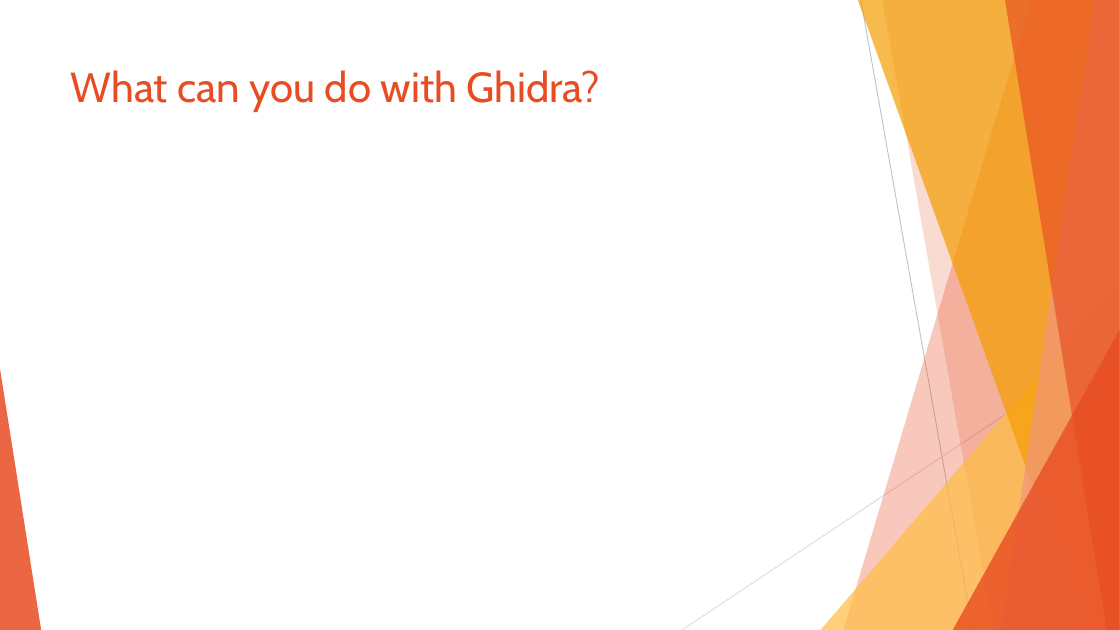
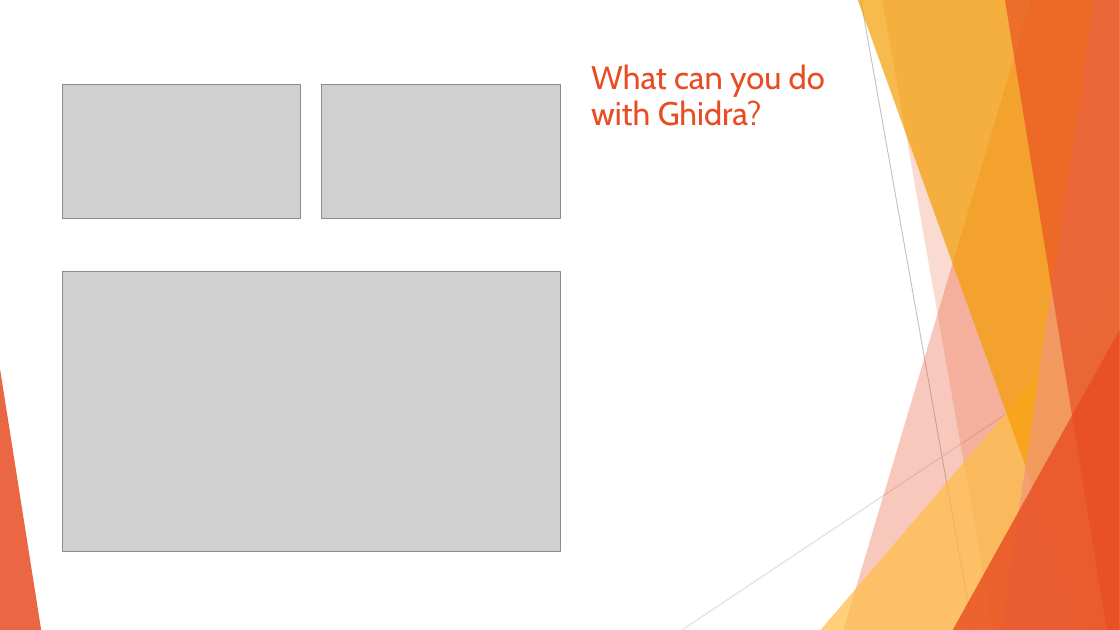
Before and after one commit to sebivenlo/ESDE-2022-Ghidra, a slide deck: slide 6 of Ghidra_Prep.pptx. Drawn at 1120x630 pixels with LibreOffice and Linux fonts; fonts in the diff are those of the drawing; grey boxes stand for pictures. Boxes give left, top, right and bottom in pixels: in the first picture for what was removed or moved away, otherwise in the second. Text is boxed around its words. In the diff, an @@ line names an element or a change of style, - is before the commit and + after.

Commit message:
Update Ghidra_Prep.pptx
added some last minute changes for couple of slides and added image for the NSA

```diff
--- a/Ghidra_Prep.pptx
+++ b/Ghidra_Prep.pptx
@@ title "What can you do with ...": place and size @@
-title "What can you do with ..." at [71,70,600,112]
+title "What can you do with ..." at [591,64,825,126]
@@ title "What can you do with ..." at [591,64,825,126]: size 36 to 28 pt; line spacing 1 to 0.9; vertical alignment top to middle @@
@@ picture added at [62,84,301,218] @@
@@ picture added at [322,84,560,218] @@
@@ picture added at [62,271,560,551] @@
```
Also in this commit, not shown: 1 other slide changed.
